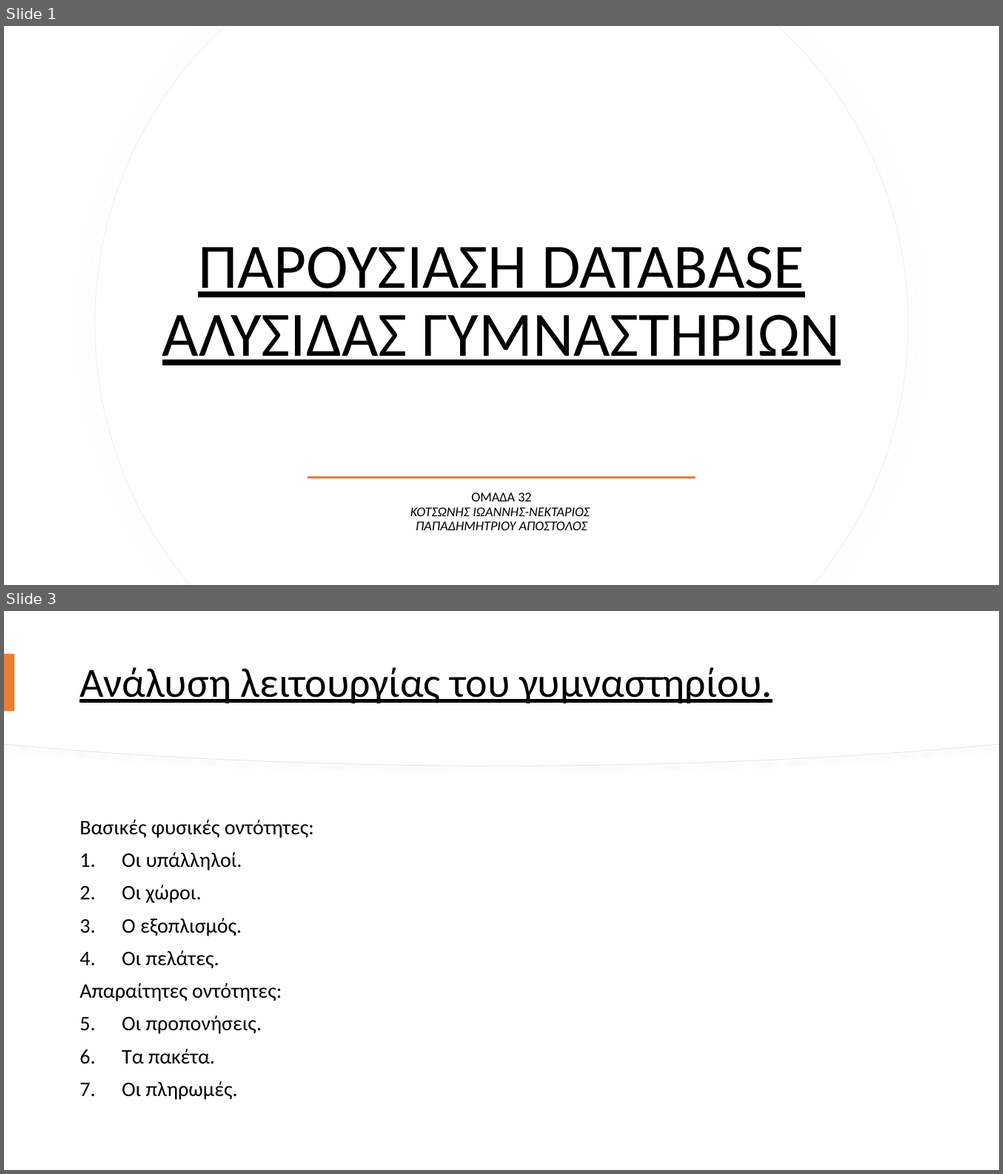
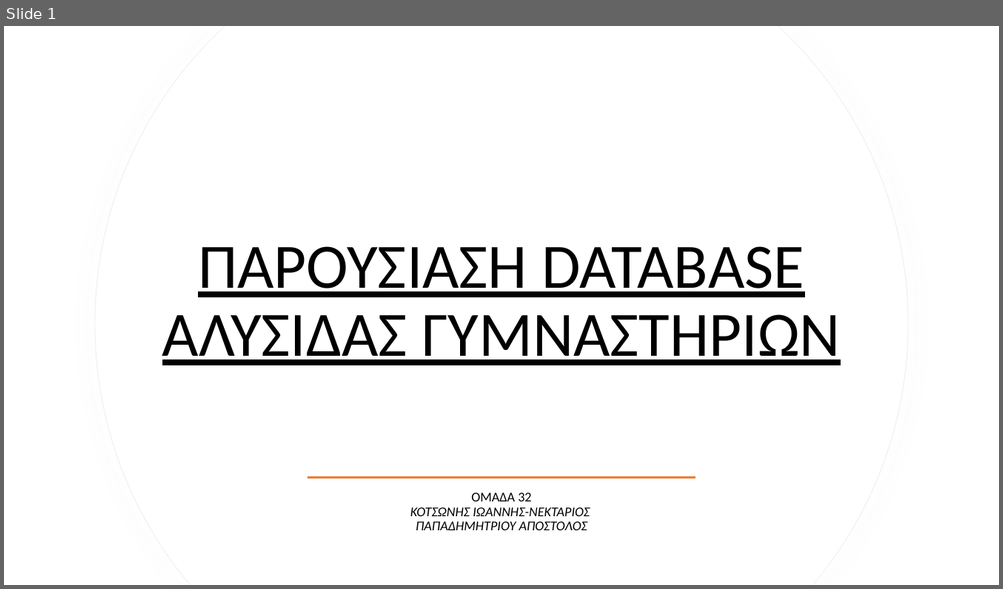
Before and after one commit to Apo-P/GymDatabase, a slide deck: Anafores/gym_db_V4.pptx. Shown one above the other, each under a label of ours: slides 1 and 3 before the commit, slide 1 after it; the slides between them are not shown. The pictures are 1003x1174 and 1003x589 pixels, drawn with LibreOffice and Linux fonts; fonts in the diff are those of the drawing. Boxes give left, top, right and bottom in pixels: in the first picture for what was removed or moved away, otherwise in the second. Text is boxed around its words. In the diff, an @@ line names an element or a change of style, - is before the commit and + after.

```diff
--- a/Anafores/gym_db_V4.pptx
+++ b/Anafores/gym_db_V4.pptx
@@ slide 3 removed at (4,611,999,1170), background #FFFFFF @@
@@ freeform shape removed at (4,611,999,766) @@
@@ freeform shape removed at (4,611,999,766) @@
@@ rectangle removed at (4,653,14,711) @@
@@ title removed at (79,667,772,703) @@
-Ανάλυση λειτουργίας του γυμναστηρίου.
@@ text removed at (79,820,314,1100) @@
-Βασικές φυσικές οντότητες:
-1. Οι υπάλληλοί.
-2. Οι χώροι.
-3. Ο εξοπλισμός.
-4. Οι πελάτες.
-Απαραίτητες οντότητες:
-1. Οι προπονήσεις.
-2. Τα πακέτα.
-3. Οι πληρωμές.
```
Also in this commit, not shown: 3 slides changed, 8 other files.
